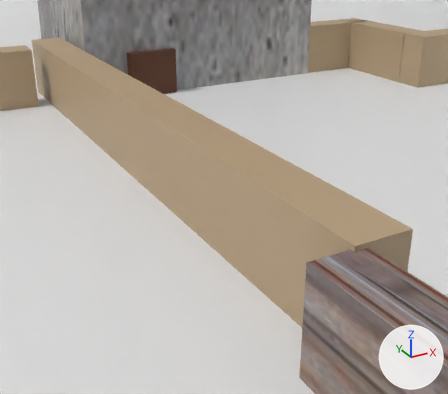
What one commit did to the glTF model server/resources/gltf/maps/flora_square.glb.
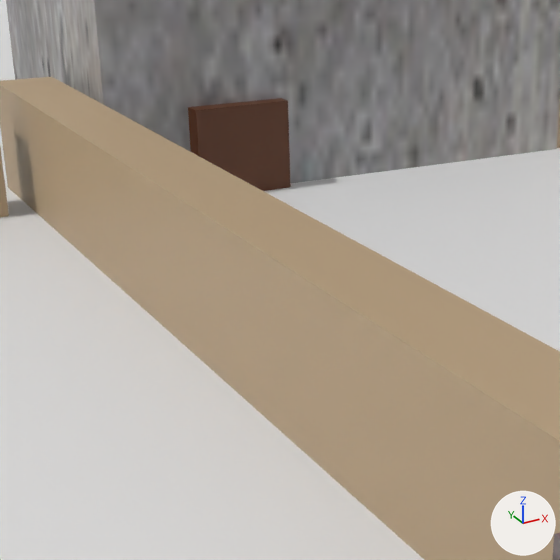
There are two pictures of each version: one from a camera (50 mm lens) standing at (-10.76, 6.0, 6.74) and looking at (-3.51, 19.16, 0.16), one close up on the part from 8% to 69% of the width and 0% to 70% of the height. The axes (+X, +Y, +Z) are drawn at lower right. The lights are the same throughout. Where no turn or scale is listed for an object, it has been applied to the vertices.

Script lines for the objects in view, before the commit:
```python
me_cube_001 = bpy.data.meshes.new('Cube.001')
me_cube_001.from_pydata(...)  # a box spanning x -1.0..1.0, y -1.0..1.0, z -1.0..1.0
me_cube_001.materials.append(mat_ground)  # white #e7e7e7
me_cube_005 = bpy.data.meshes.new('Cube.005')
me_cube_005.from_pydata(...)  # a box spanning x -5.1..5.1, y -3.4..3.4, z -13.7..13.7
me_cube_005.materials.append(mat_building)  # picture img_concrete_wall
me_cube_024 = bpy.data.meshes.new('Cube.024')
me_cube_024.from_pydata(...)  # a box spanning x -1.0..1.0, y -1.0..1.0, z -1.0..1.0
me_cube_024.materials.append(mat_spawner_002)  # brown #5d341a
ob_building_3 = bpy.data.objects.new('Building 3', me_cube_005)
ob_building_3.location = (1.14, 32.42, 14.12)
ob_ground = bpy.data.objects.new('Ground', me_cube_001)
ob_ground.location = (0.04, -0.84, 0.0)
ob_ground.rotation_euler = (0.0, -3.142, 0.0)  # degrees (0, -180, 0)
ob_ground.scale = (-252.0, -147.0, -0.5)
ob_spawner_spawn_3 = bpy.data.objects.new('Spawner-Spawn-3', me_cube_024)
ob_spawner_spawn_3.location = (-1.42, 28.95, 1.21)
ob_spawner_spawn_3.rotation_euler = (0.0, 3.142, 0.0481)  # degrees (0, 180, 2.8)
ob_spawner_spawn_3.scale = (-0.966, -0.275, -1.0)
# also in view: 'Building 3.011' at (-4.84, 21.67, 1.51)
```
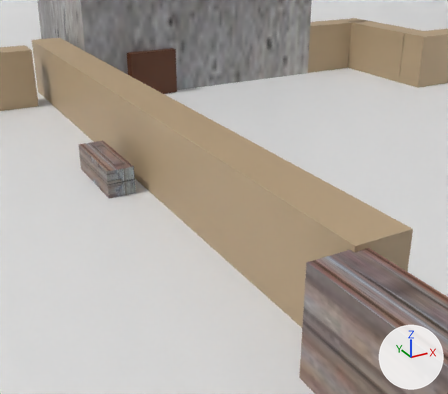
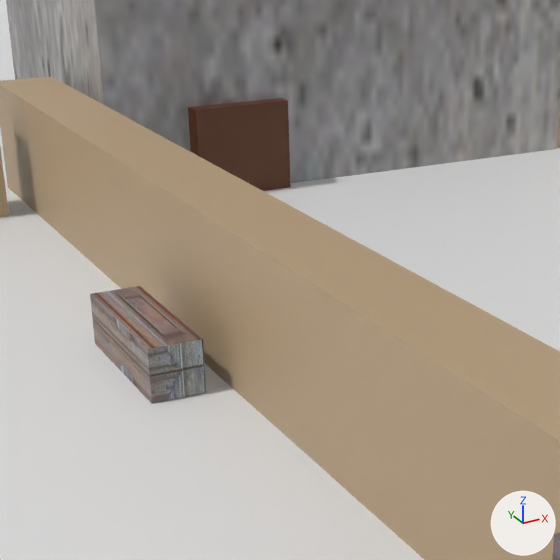
Where the change shows, as pixel boxes (x1, y1, x2, y2) in the close-ups (560 x 560 px):
'Door-Spawn-2.001', added: after (90, 286, 206, 404)

Edits to the bpy script that builds the scene:
```text
Add mat_door_002:
    mat_door_002 = principled_material('Door.002')
    mat_door_002.texture = img_wooden_door
Add me_cube_035:
    me_cube_035.from_pydata(...)  # a box spanning x -0.35..0.35, y -1.17..1.17, z -0.36..0.36
    me_cube_035.materials.append(mat_door_002)  # picture img_wooden_door
Add ob_door_spawn_2_001:
    ob_door_spawn_2_001 = bpy.data.objects.new('Door-Spawn-2.001', me_cube_035)
    ob_door_spawn_2_001.location = (-6.09, 20.93, 0.87)
```
